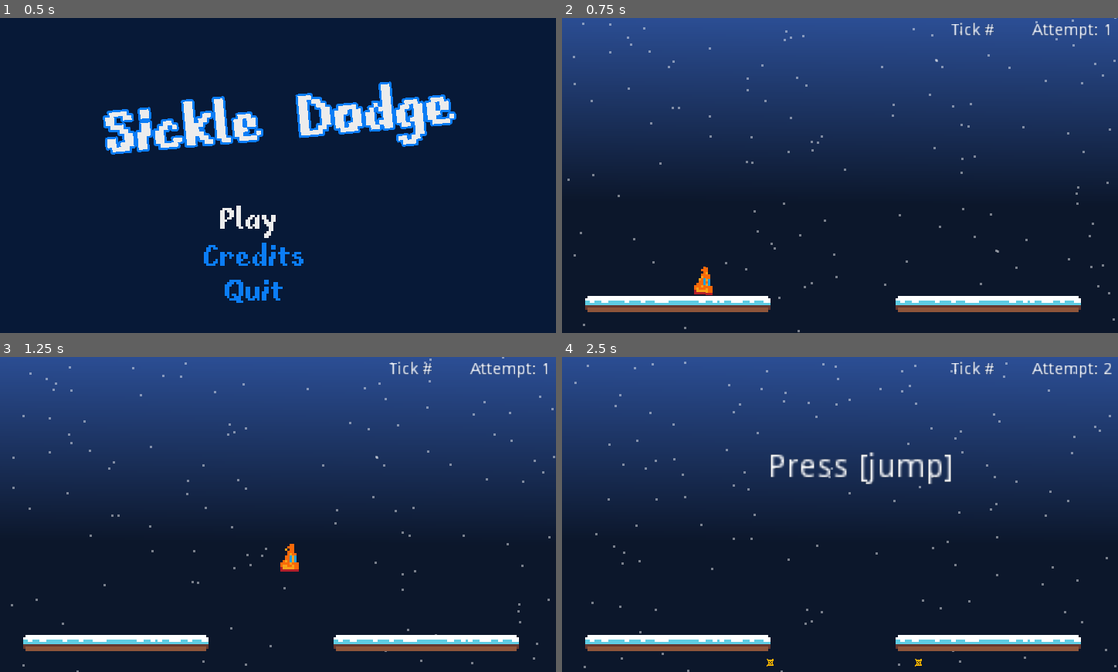
Above: before the commit, frames 1-4 (two rows, left to right).
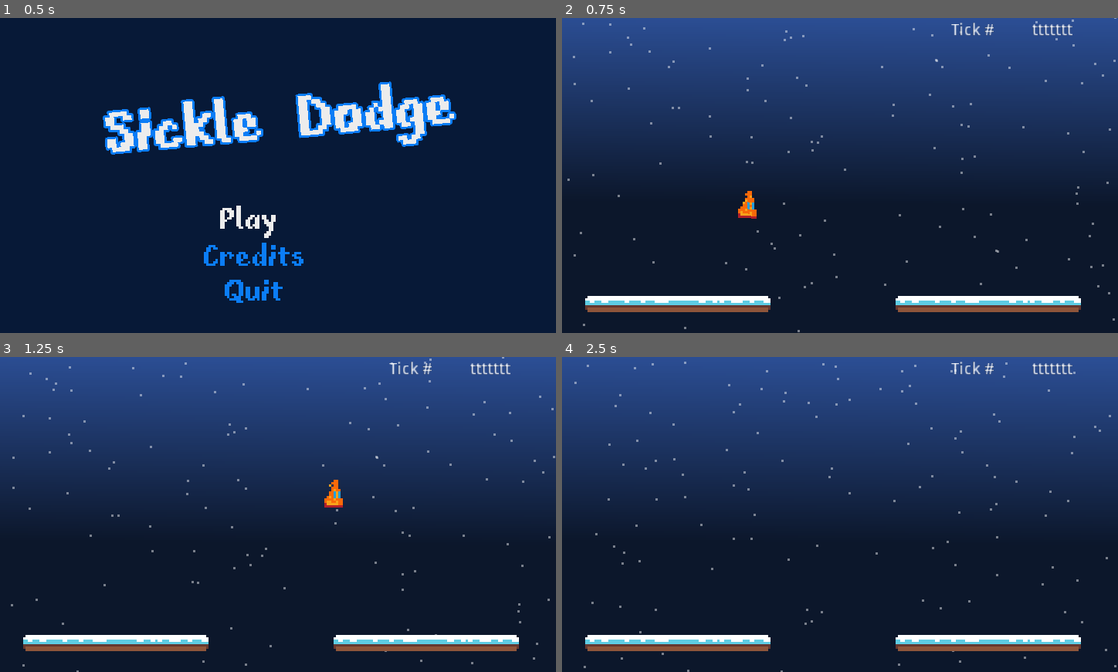
Above: after the commit, the same moments.

Repository: sugarvoid/winter-break-jam
Game: Godot game, scene res://game/menu/title_menu.tscn
The game is run twice, just before and just after one commit, with the same random seed, the same clock (stepped at 60 frames per second) and the same inputs. Sound files missing from this copy of the repository are replaced by a short silence.
Inputs:
- Up to frame 1 (0.5 s): no input
- Up to frame 2 (0.75 s): tap Enter (ui_accept) at 0.5 s; hold D (move_right) from 0.53 s (still down); tap Space (dash) at 0.6 s
- Up to frame 3 (1.25 s): keep holding D (move_right); tap W (jump) at 0.77 s
- Up to frame 4 (2.5 s): tap Space (dash) at 1.35, 2.1 s; tap W (jump) at 1.52 s; release D (move_right) at 2.03 s; hold A (move_left) from 2.03 s (still down)

Frame 1 is identical in both runs. In frame 2, 0.6% of the frame differs, in the area x 23-99%, y 1-88%; in frame 3, 0.6%; in frame 4, 1.4%, in the area x 36-99%, y 1-99%.
Error after the commit: Parse Error: Too few arguments for "_spawn_wave()" call. Expected at least 1. (res://game/manager/hazard_manager/hazard_manager.gd:137)

Commit message:
Fix credit display, add final wave and lower game to 1 minute.

Diff:
--- a/game/danger_object/danger_object.gd
+++ b/game/danger_object/danger_object.gd
@@ -8,8 +8,8 @@
 	RIGHT = 0,
 	DOWN = 90,
 	UP = -90,
-	DIA_RIGHT = -45,
-	DIA_LEFT = 45
+	DIA_RIGHT = 60,
+	DIA_LEFT = -50
 }
 
 export var speed = 30
--- /dev/null
+++ b/game/danger_object/wave/sickle_wave_final.tscn
@@ -0,0 +1,159 @@
+[gd_scene load_steps=3 format=2]
+
+[ext_resource path="res://game/danger_object/wave/sickle_wave.tscn" type="PackedScene" id=1]
+[ext_resource path="res://game/danger_object/ice_sickle/ice_sickle.tscn" type="PackedScene" id=2]
+
+[node name="SWTopAll" instance=ExtResource( 1 )]
+__meta__ = {
+"_edit_horizontal_guides_": [  ]
+}
+
+[node name="IceSickle" parent="Hazards" index="0" instance=ExtResource( 2 )]
+position = Vector2( 94, -60 )
+speed = 100
+rotation_d = 90
+
+[node name="IceSickle3" parent="Hazards" index="1" instance=ExtResource( 2 )]
+position = Vector2( 147, -61 )
+speed = 100
+rotation_d = 90
+
+[node name="IceSickle13" parent="Hazards" index="2" instance=ExtResource( 2 )]
+position = Vector2( 116, -119 )
+speed = 100
+rotation_d = 90
+
+[node name="IceSickle14" parent="Hazards" index="3" instance=ExtResource( 2 )]
+position = Vector2( 168, -119 )
+speed = 100
+rotation_d = 90
+
+[node name="IceSickle15" parent="Hazards" index="4" instance=ExtResource( 2 )]
+position = Vector2( 90, -171 )
+speed = 100
+rotation_d = 90
+
+[node name="IceSickle16" parent="Hazards" index="5" instance=ExtResource( 2 )]
+position = Vector2( 143, -172 )
+speed = 100
+rotation_d = 90
+
+[node name="IceSickle17" parent="Hazards" index="6" instance=ExtResource( 2 )]
+position = Vector2( 115, -219 )
+speed = 100
+rotation_d = 90
+
+[node name="IceSickle18" parent="Hazards" index="7" instance=ExtResource( 2 )]
+position = Vector2( 168, -220 )
+speed = 100
+rotation_d = 90
+
+[node name="IceSickle2" parent="Hazards" index="8" instance=ExtResource( 2 )]
+position = Vector2( 81, -254 )
+speed = 100
+rotation_d = 90
+
+[node name="IceSickle6" parent="Hazards" index="9" instance=ExtResource( 2 )]
+position = Vector2( 134, -255 )
+speed = 100
+rotation_d = 90
+
+[node name="IceSickle19" parent="Hazards" index="10" instance=ExtResource( 2 )]
+position = Vector2( 103, -313 )
+speed = 100
+rotation_d = 90
+
+[node name="IceSickle20" parent="Hazards" index="11" instance=ExtResource( 2 )]
+position = Vector2( 155, -313 )
+speed = 100
+rotation_d = 90
+
+[node name="IceSickle24" parent="Hazards" index="12" instance=ExtResource( 2 )]
+position = Vector2( 77, -365 )
+speed = 100
+rotation_d = 90
+
+[node name="IceSickle25" parent="Hazards" index="13" instance=ExtResource( 2 )]
+position = Vector2( 130, -366 )
+speed = 100
+rotation_d = 90
+
+[node name="IceSickle26" parent="Hazards" index="14" instance=ExtResource( 2 )]
+position = Vector2( 102, -413 )
+speed = 50
+rotation_d = 90
+
+[node name="IceSickle27" parent="Hazards" index="15" instance=ExtResource( 2 )]
+position = Vector2( 155, -414 )
+speed = 50
+rotation_d = 90
+
+[node name="IceSickle4" parent="Hazards" index="16" instance=ExtResource( 2 )]
+position = Vector2( 38, -35 )
+speed = 85
+rotation_d = 90
+
+[node name="IceSickle5" parent="Hazards" index="17" instance=ExtResource( 2 )]
+position = Vector2( 225, -39 )
+speed = 85
+rotation_d = 90
+
+[node name="IceSickle7" parent="Hazards" index="18" instance=ExtResource( 2 )]
+position = Vector2( 34, -90 )
+speed = 85
+rotation_d = 90
+
+[node name="IceSickle8" parent="Hazards" index="19" instance=ExtResource( 2 )]
+position = Vector2( 221, -94 )
+speed = 85
+rotation_d = 90
+
+[node name="IceSickle9" parent="Hazards" index="20" instance=ExtResource( 2 )]
+position = Vector2( 33, -139 )
+speed = 85
+rotation_d = 90
+
+[node name="IceSickle10" parent="Hazards" index="21" instance=ExtResource( 2 )]
+position = Vector2( 220, -143 )
+speed = 85
+rotation_d = 90
+
+[node name="IceSickle11" parent="Hazards" index="22" instance=ExtResource( 2 )]
+position = Vector2( 30, -196 )
+speed = 85
+rotation_d = 90
+
+[node name="IceSickle12" parent="Hazards" index="23" instance=ExtResource( 2 )]
+position = Vector2( 217, -200 )
+speed = 85
+rotation_d = 90
+
+[node name="IceSickle21" parent="Hazards" index="24" instance=ExtResource( 2 )]
+position = Vector2( 30, -253 )
+speed = 85
+rotation_d = 90
+
+[node name="IceSickle22" parent="Hazards" index="25" instance=ExtResource( 2 )]
+position = Vector2( 217, -257 )
+speed = 85
+rotation_d = 90
+
+[node name="IceSickle23" parent="Hazards" index="26" instance=ExtResource( 2 )]
+position = Vector2( 27, -310 )
+speed = 85
+rotation_d = 90
+
+[node name="IceSickle28" parent="Hazards" index="27" instance=ExtResource( 2 )]
+position = Vector2( 214, -314 )
+speed = 85
+rotation_d = 90
+
+[node name="IceSickle29" parent="Hazards" index="28" instance=ExtResource( 2 )]
+position = Vector2( 26, -364 )
+speed = 85
+rotation_d = 90
+
+[node name="IceSickle30" parent="Hazards" index="29" instance=ExtResource( 2 )]
+position = Vector2( 213, -368 )
+speed = 85
+rotation_d = 90
--- a/game/danger_object/wave/sickle_wave_top_all.tscn
+++ b/game/danger_object/wave/sickle_wave_top_all.tscn
@@ -4,43 +4,66 @@
 [ext_resource path="res://game/danger_object/ice_sickle/ice_sickle.tscn" type="PackedScene" id=2]
 
 [node name="SWTopAll" instance=ExtResource( 1 )]
+__meta__ = {
+"_edit_horizontal_guides_": [  ]
+}
 
-[node name="IceSickle" parent="Hazards" index="0" instance=ExtResource( 2 )]
-position = Vector2( 13, -17 )
-speed = 50
+[node name="IceSickle2" parent="Hazards" index="0" instance=ExtResource( 2 )]
+position = Vector2( 62, -61 )
+speed = 100
 rotation_d = 90
 
-[node name="IceSickle2" parent="Hazards" index="1" instance=ExtResource( 2 )]
-position = Vector2( 38, -40 )
-speed = 70
+[node name="IceSickle6" parent="Hazards" index="1" instance=ExtResource( 2 )]
+position = Vector2( 107, -12 )
+speed = 85
 rotation_d = 90
 
-[node name="IceSickle3" parent="Hazards" index="2" instance=ExtResource( 2 )]
-position = Vector2( 66, -18 )
-speed = 50
+[node name="IceSickle19" parent="Hazards" index="2" instance=ExtResource( 2 )]
+position = Vector2( 146, -90 )
+speed = 100
 rotation_d = 90
 
-[node name="IceSickle4" parent="Hazards" index="3" instance=ExtResource( 2 )]
-position = Vector2( 95, -40 )
-speed = 70
+[node name="IceSickle20" parent="Hazards" index="3" instance=ExtResource( 2 )]
+position = Vector2( 148, -66 )
+speed = 100
 rotation_d = 90
 
-[node name="IceSickle5" parent="Hazards" index="4" instance=ExtResource( 2 )]
-position = Vector2( 141, -40 )
-speed = 70
+[node name="IceSickle24" parent="Hazards" index="4" instance=ExtResource( 2 )]
+position = Vector2( 21, -145 )
+speed = 85
 rotation_d = 90
 
-[node name="IceSickle6" parent="Hazards" index="5" instance=ExtResource( 2 )]
-position = Vector2( 169, -20 )
-speed = 50
+[node name="IceSickle25" parent="Hazards" index="5" instance=ExtResource( 2 )]
+position = Vector2( 108, -144 )
+speed = 85
 rotation_d = 90
 
-[node name="IceSickle7" parent="Hazards" index="6" instance=ExtResource( 2 )]
-position = Vector2( 196, -40 )
-speed = 70
+[node name="IceSickle21" parent="Hazards" index="6" instance=ExtResource( 2 )]
+position = Vector2( 26, -13 )
+speed = 85
 rotation_d = 90
 
-[node name="IceSickle8" parent="Hazards" index="7" instance=ExtResource( 2 )]
-position = Vector2( 226, -18 )
-speed = 50
+[node name="IceSickle22" parent="Hazards" index="7" instance=ExtResource( 2 )]
+position = Vector2( 183, -14 )
+speed = 85
 rotation_d = 90
+
+[node name="IceSickle23" parent="Hazards" index="8" instance=ExtResource( 2 )]
+position = Vector2( 61, -90 )
+speed = 100
+rotation_d = 90
+
+[node name="IceSickle28" parent="Hazards" index="9" instance=ExtResource( 2 )]
+position = Vector2( 227, -66 )
+speed = 100
+rotation_d = 90
+
+[node name="IceSickle29" parent="Hazards" index="10" instance=ExtResource( 2 )]
+position = Vector2( 192, -144 )
+speed = 85
+rotation_d = 90
+
+[node name="IceSickle30" parent="Hazards" index="11" instance=ExtResource( 2 )]
+position = Vector2( 227, -89 )
+speed = 100
+rotation_d = 90
--- a/game/manager/hazard_manager/hazard_manager.gd
+++ b/game/manager/hazard_manager/hazard_manager.gd
@@ -26,9 +26,10 @@
 
 
 const p_SWAll: PackedScene = preload("res://game/danger_object/wave/sickle_wave_top_all.tscn")
+const p_SWFinal: PackedScene = preload("res://game/danger_object/wave/sickle_wave_final.tscn")
 
 var left_timer: int = 2
-var right_timer: int = 1
+var right_timer: int = 3
 
 func _ready():
 	single_sickle_left_timer.connect("timeout", self, "_on_left_timeout")
@@ -39,7 +40,7 @@
 	single_sickle_left_timer.start(self.left_timer)
 	single_sickle_right_timer.start(self.right_timer)
 
-func _spawn_ice_sickle(spawn_pos: Vector2 = $Position2D.global_position, move_dir: int = 0, speed = 60) -> void:
+func _spawn_ice_sickle(spawn_pos: Vector2 = $L4.global_position, move_dir: int = 0, speed = 60) -> void:
 	var new_sickle: DangerObject = p_IceSickle.instance()
 	new_sickle.speed = speed
 	new_sickle.rotation_d = move_dir
@@ -68,15 +69,13 @@
 
 func _on_right_timeout() -> void:
 	print('right')
-	_spawn_ice_sickle($R4.global_position, DangerObject.MOVING_DIRECTION.LEFT, 110)
+	_spawn_ice_sickle($R4.global_position, DangerObject.MOVING_DIRECTION.LEFT, 70)
 
 func spawn_hazard(sec: int) -> void:
 	match sec:
 		1:
-			_spawn_ice_sickle($LDia.global_position, DangerObject.MOVING_DIRECTION.DIA_RIGHT)
 			_spawn_ice_sickle()
 		2, 10:
-			_spawn_ice_sickle($RDia.global_position, DangerObject.MOVING_DIRECTION.DIA_LEFT)
 			_spawn_wave(p_SWTopLeft, 150)
 		3:
 			_spawn_wave(p_SWRightTop)
@@ -133,9 +132,9 @@
 			pass
 		41:
 			_spawn_wave(p_SWRightBottom)
-		118:
+		55:
 			# last ones
-			pass
-		120:
+			_spawn_wave()
+		60:
 			# End of game
 			emit_signal("player_finished")
--- a/game/manager/hazard_manager/hazard_manager.tscn
+++ b/game/manager/hazard_manager/hazard_manager.tscn
@@ -17,25 +17,19 @@
 position = Vector2( -15, 66 )
 
 [node name="L4" type="Position2D" parent="."]
-position = Vector2( -15, 112 )
+position = Vector2( -15, 117.769 )
 
 [node name="R1" type="Position2D" parent="."]
-position = Vector2( 258, 26 )
+position = Vector2( 245, -11 )
 
 [node name="R2" type="Position2D" parent="."]
-position = Vector2( 259, 56 )
+position = Vector2( 258, 48 )
 
 [node name="R3" type="Position2D" parent="."]
-position = Vector2( 259, 83 )
+position = Vector2( 258, 75 )
 
 [node name="R4" type="Position2D" parent="."]
-position = Vector2( 258, 109 )
-
-[node name="RDia" type="Position2D" parent="."]
-position = Vector2( 251, -10 )
-
-[node name="LDia" type="Position2D" parent="."]
-position = Vector2( -11, -12 )
+position = Vector2( 258, 105.914 )
 
 [node name="SickleLeft" type="Timer" parent="."]
 
--- a/game/menu/title_menu.gd
+++ b/game/menu/title_menu.gd
@@ -6,6 +6,8 @@
 onready var option_list: Control = get_node("Options")
 onready var animation_player: AnimationPlayer = get_node("AnimationPlayer")
 onready var title_music: AudioStreamPlayer = get_node("AudioStreamPlayer")
+
+onready var credits: Control = get_node("Credits")
 
 var selected_option: int = 0
 var _is_credits_showing: bool = false
@@ -17,7 +19,7 @@
 	self.title_music.play(26.00)
 
 func _process(delta):
-	if !_is_credits_showing:
+	if !self.credits.visible:
 		if Input.is_action_just_released("ui_accept"):
 			_make_selection(self.selected_option)
 		if Input.is_action_just_pressed("ui_up"):
@@ -29,16 +31,14 @@
 	else:
 		if Input.is_action_just_pressed("ui_cancel"):
 			# Hid Credits
-			self._is_credits_showing = false
+			self.credits.visible = !self.credits.visible
 
 func _make_selection(n: int) -> void:
 	match(n):
 		0: # Play
 			get_tree().change_scene("res://game/game.tscn")
 		1: # Credits
-			pass
-			# Show Credits
-			self._is_credits_showing = true
+			self.credits.visible = !self.credits.visible
 		2: # Quit
 			get_tree().quit()
 
--- a/game/menu/title_menu.tscn
+++ b/game/menu/title_menu.tscn
@@ -68,8 +68,8 @@
 margin_bottom = -30.44
 grow_horizontal = 2
 grow_vertical = 2
-rect_rotation = -4.70555
-rect_scale = Vector2( 0.952944, 0.952944 )
+rect_rotation = 0.044178
+rect_scale = Vector2( 0.900442, 0.900442 )
 rect_pivot_offset = Vector2( 80, 14 )
 custom_colors/font_color = Color( 0.929412, 0.929412, 0.929412, 1 )
 custom_fonts/font = SubResource( 2 )
@@ -111,8 +111,11 @@
 
 [node name="Credits" type="Control" parent="."]
 visible = false
-margin_right = 240.0
+margin_right = 238.0
 margin_bottom = 136.0
+__meta__ = {
+"_edit_group_": true
+}
 
 [node name="ColorRect" type="ColorRect" parent="Credits"]
 margin_left = -8.0
@@ -123,11 +126,24 @@
 color = Color( 0.0313726, 0.101961, 0.219608, 1 )
 
 [node name="Label" type="Label" parent="Credits/ColorRect"]
-margin_left = 13.381
-margin_top = 19.5251
-margin_right = 167.381
-margin_bottom = 119.525
-text = "Credits"
+margin_left = 4.0
+margin_top = 4.0
+margin_right = 346.0
+margin_bottom = 235.0
+rect_scale = Vector2( 0.2, 0.2 )
+text = "Credits
+
+Programmer and Artist
+SugarVoid
+
+Font
+Boxy Bold by Clint Bellanger
+Fibberish by Nathan Scott (CC BY 3.0)
+
+Music
+Snowy Cottage 8bit ver 2 by TAD (CC BY 4.0)
+Iced Village by TAD(CC BY 4.0)"
+align = 1
 
 [node name="AudioStreamPlayer" type="AudioStreamPlayer" parent="."]
 stream = ExtResource( 3 )
--- a/game/player/player.gd
+++ b/game/player/player.gd
@@ -50,7 +50,6 @@
 	$CollisionShape2D.shape.extents.y = 3
 
 func _process(delta):
-	print($CollisionShape2D.shape.extents)
 	if self.is_alive:
 		if Input.is_action_pressed("move_left") || Input.is_action_pressed("move_right") || Input.is_action_pressed("jump"):
 			if !self.standing_still_timer.is_stopped():
Binary file changed: game/player/TEMP_DEATH_SPOT.png
Not shown, changed: README.md
